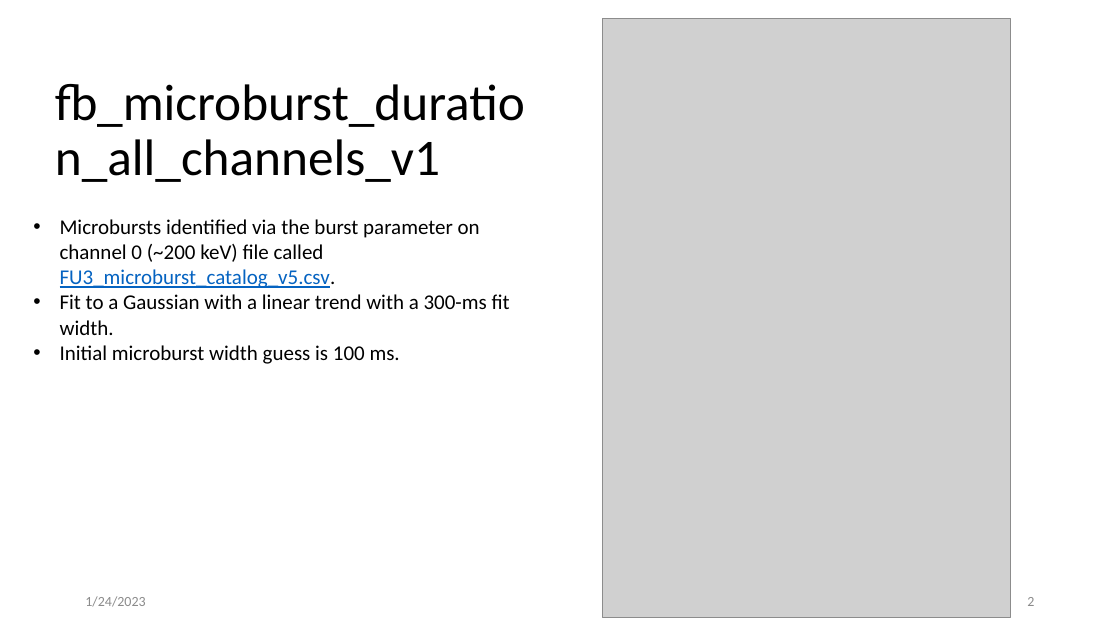
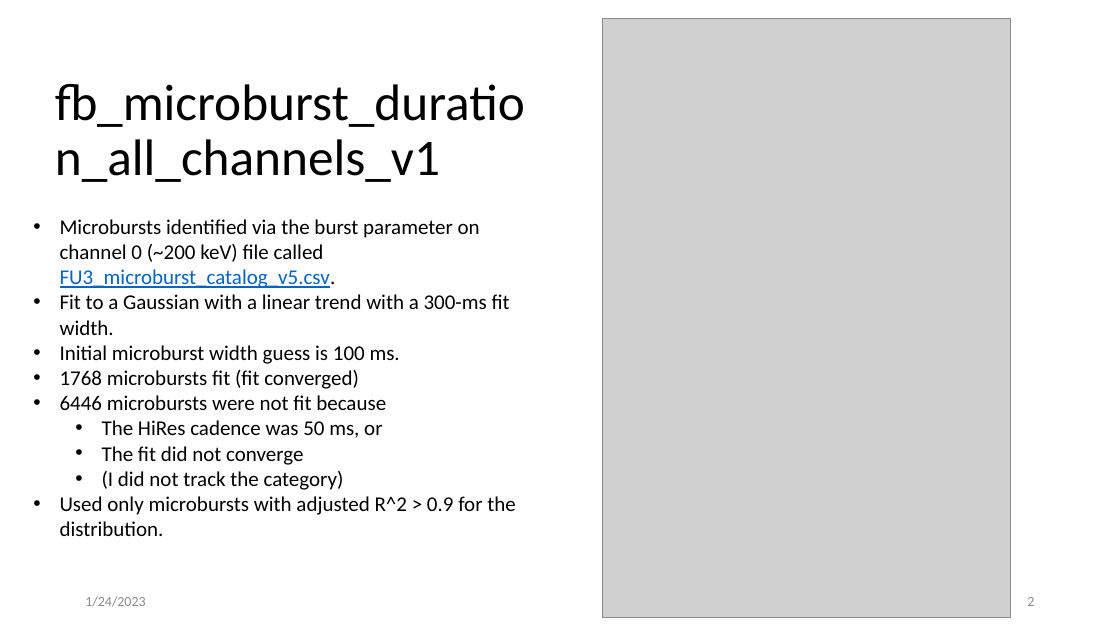
Before and after one commit to mshumko/fbrbsp, a slide deck: slide 2 of presentations/20230124_firebird_microburst_durations.pptx. Drawn at 1120x630 pixels with LibreOffice and Linux fonts; fonts in the diff are those of the drawing; grey boxes stand for pictures. Boxes give left, top, right and bottom in pixels: in the first picture for what was removed or moved away, otherwise in the second. Text is boxed around its words. In the diff, an @@ line names an element or a change of style, - is before the commit and + after.

```diff
--- a/presentations/20230124_firebird_microburst_durations.pptx
+++ b/presentations/20230124_firebird_microburst_durations.pptx
@@ text at [60, 370, 515, 536]: paragraphs added @@
+• 1768 microbursts fit (fit converged)
+• 6446 microbursts were not fit because
+  • The HiRes cadence was 50 ms, or
+  • The fit did not converge
+  • (I did not track the category)
+• Used only microbursts with adjusted R^2 > 0.9 for the distribution.
```
Also in this commit, not shown: 3 slides added, 1 other file.
